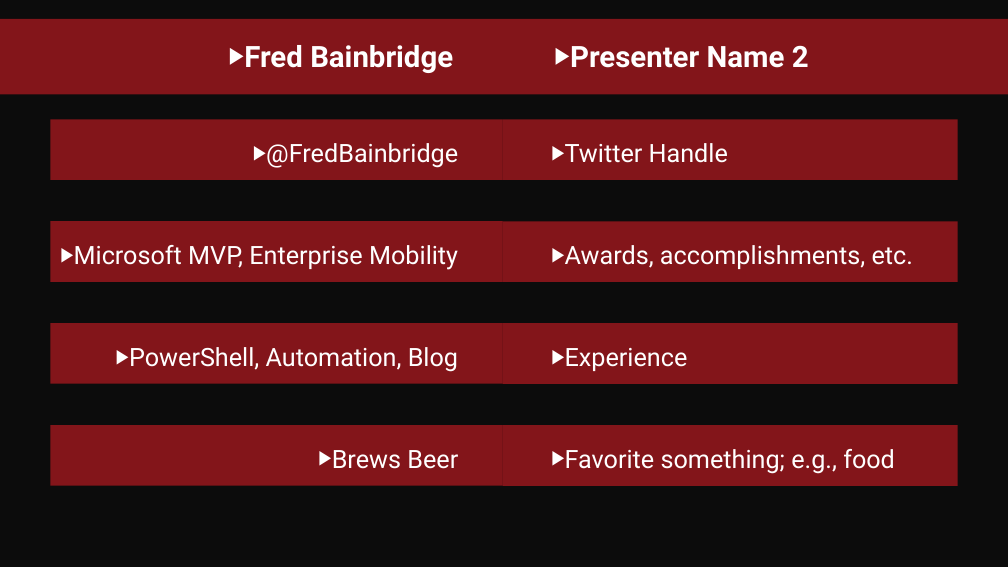
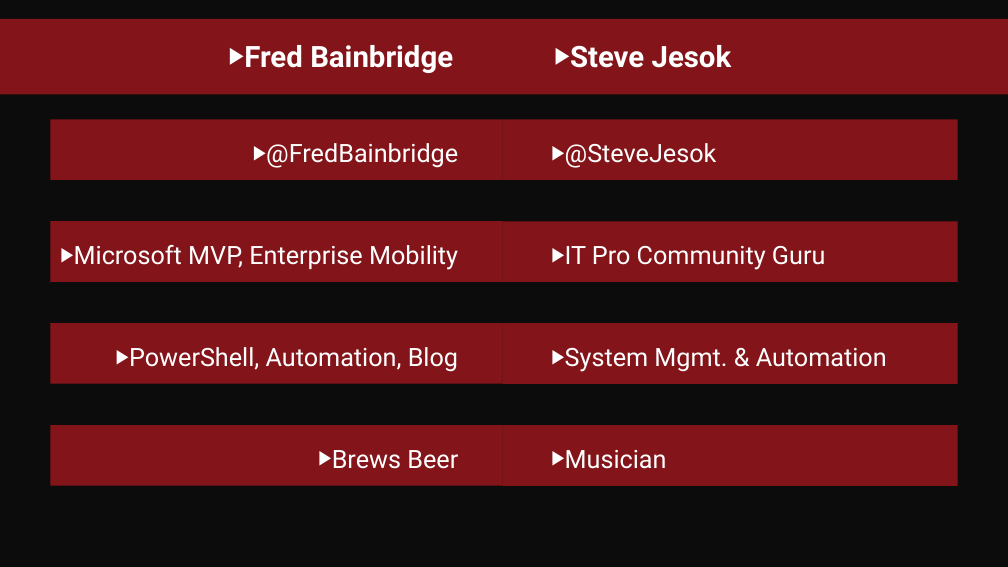
Before and after one commit to fredbainbridge/WindowsUpgradeReadiness, a slide deck: slide 2 of MMS 2017 - Windows Upgrade Readiness.pptx. Drawn at 1008x567 pixels with LibreOffice and Linux fonts; fonts in the diff are those of the drawing; background and template pictures are left out. Boxes give left, top, right and bottom in pixels: in the first picture for what was removed or moved away, otherwise in the second. Text is boxed around its words. In the diff, an @@ line names an element or a change of style, - is before the commit and + after.

```diff
--- a/MMS 2017 - Windows Upgrade Readiness.pptx
+++ b/MMS 2017 - Windows Upgrade Readiness.pptx
@@ text at [570,45,732,68]: text changed @@
-▶ Presenter Name 2
+▶ Steve Jesok
@@ text at [565,143,717,168]: text changed @@
-▶ Twitter Handle
+▶ @SteveJesok
@@ text at [565,246,825,270]: text changed @@
-▶ Awards, accomplishments, etc.
+▶ IT Pro Community Guru
@@ text at [565,348,887,372]: text changed @@
-▶ Experience
+▶ System Mgmt. & Automation
@@ text at [565,450,667,469]: text changed @@
-▶ Favorite something; e.g., food
+▶ Musician
```
Also in this commit, not shown: 1 other slide changed.
